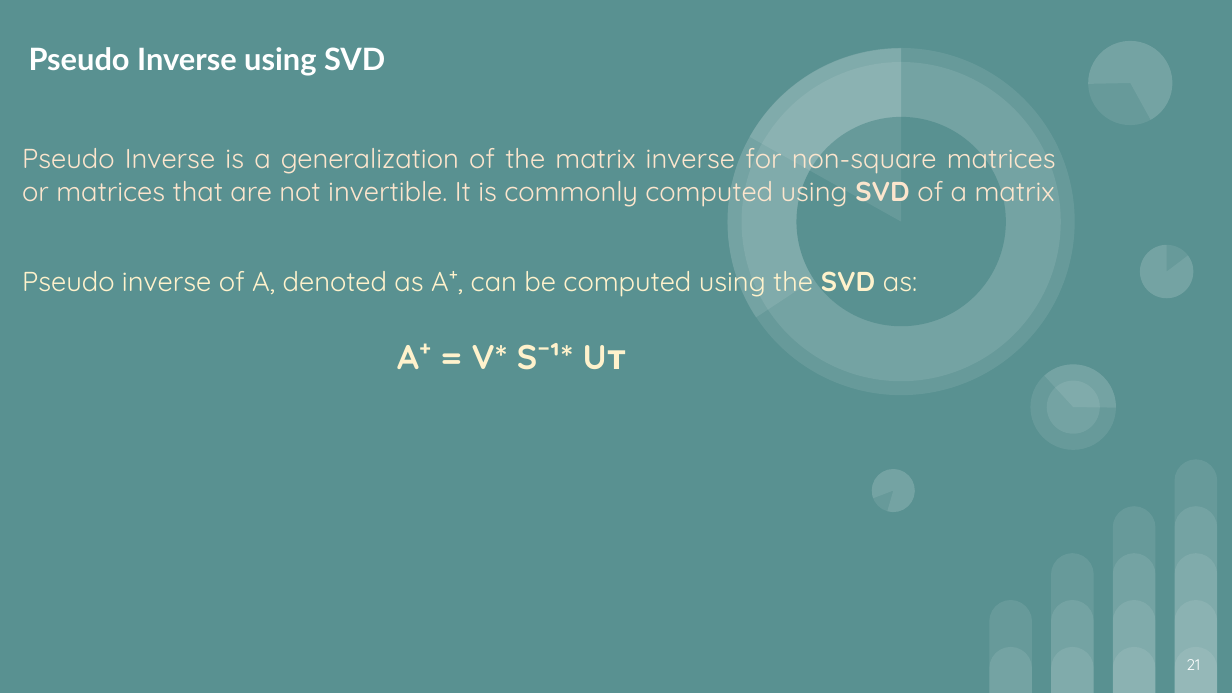
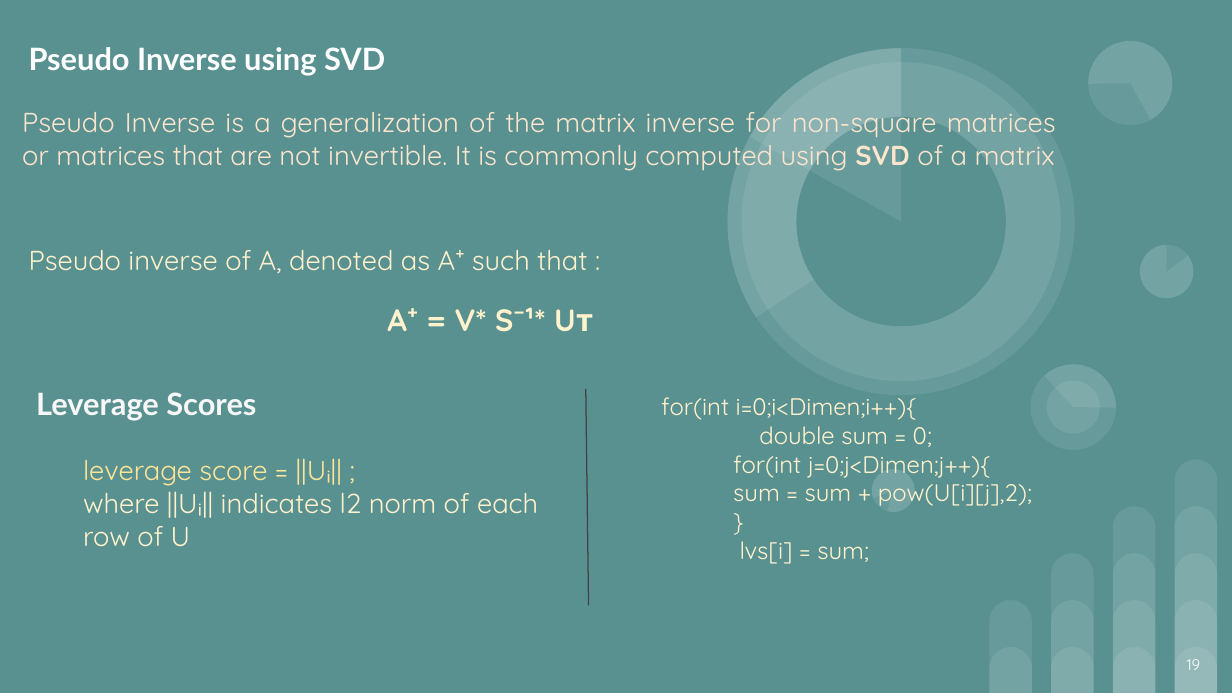
Before and after one commit to Juriez/SPL-1, a slide deck: slide 19 of Final Slide.pptx (slide 21 before the commit). Drawn at 1232x693 pixels with LibreOffice and Linux fonts; fonts in the diff are those of the drawing. Boxes give left, top, right and bottom in pixels: in the first picture for what was removed or moved away, otherwise in the second. Text is boxed around its words. In the diff, an @@ line names an element or a change of style, - is before the commit and + after.

```diff
--- a/Final Slide.pptx
+++ b/Final Slide.pptx
@@ subtitle "Pseudo Inverse is a generalization ...": place and size @@
-subtitle "Pseudo Inverse is a generalization ..." at [22, 148, 1056, 207]
+subtitle "Pseudo Inverse is a generalization ..." at [22, 112, 1056, 173]
@@ text at [29, 250, 587, 273]: text changed @@
-Pseudo inverse of A, denoted as A⁺, can be computed using the SVD as:
+Pseudo inverse of A, denoted as A⁺ such that :
@@ text "A⁺ = V* S⁻¹* Uт": place and size @@
-text "A⁺ = V* S⁻¹* Uт" at [397, 343, 573, 370]
+text "A⁺ = V* S⁻¹* Uт" at [387, 307, 546, 332]
@@ text "A⁺ = V* S⁻¹* Uт" at [387, 307, 546, 332]: size 20 to 18 pt @@
@@ line added from (585, 389) to (589, 605), #424242 0.75 pt @@
@@ text added at [36, 392, 256, 421], 18 pt, text #F7F7F8, bold @@
+Leverage Scores
@@ text added at [661, 397, 1032, 564], 14 pt, text #FFF2CC @@
+for(int i=0;i<Dimen;i++){
+double sum = 0;
+for(int j=0;j<Dimen;j++){
+sum = sum + pow(U[i][j],2);
+}
+lvs[i] = sum;
@@ text added at [83, 460, 538, 546], 16 pt, text #FFF2CC @@
+leverage score = ||Uᵢ|| ;
+where ||Uᵢ|| indicates l2 norm of each row of U
@@ page number at [1187, 659, 1201, 670]: text changed @@
-21
+19
```
Also in this commit, not shown: 12 other slides changed, 1 slide added, 4 slides removed.
